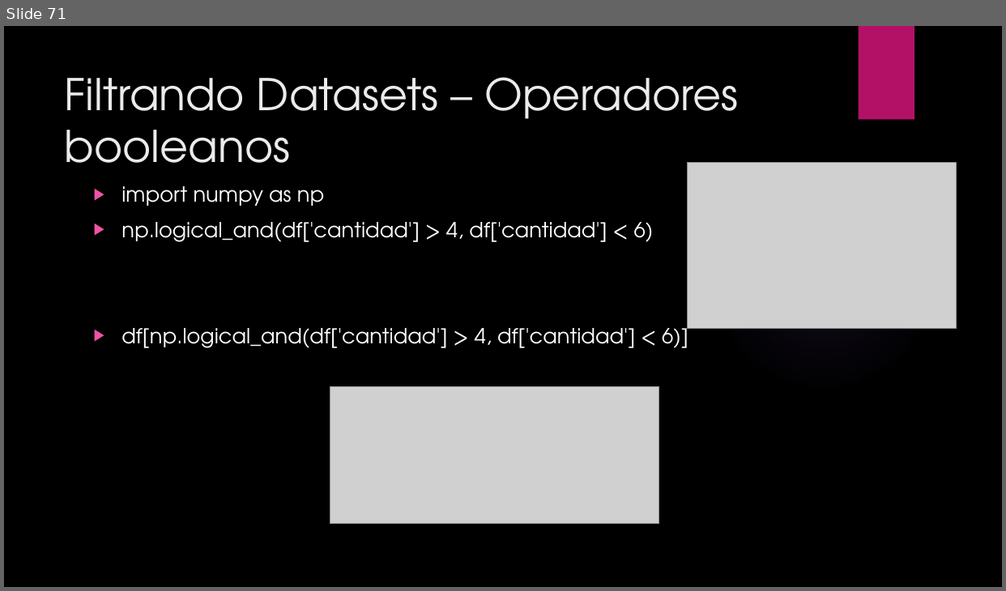
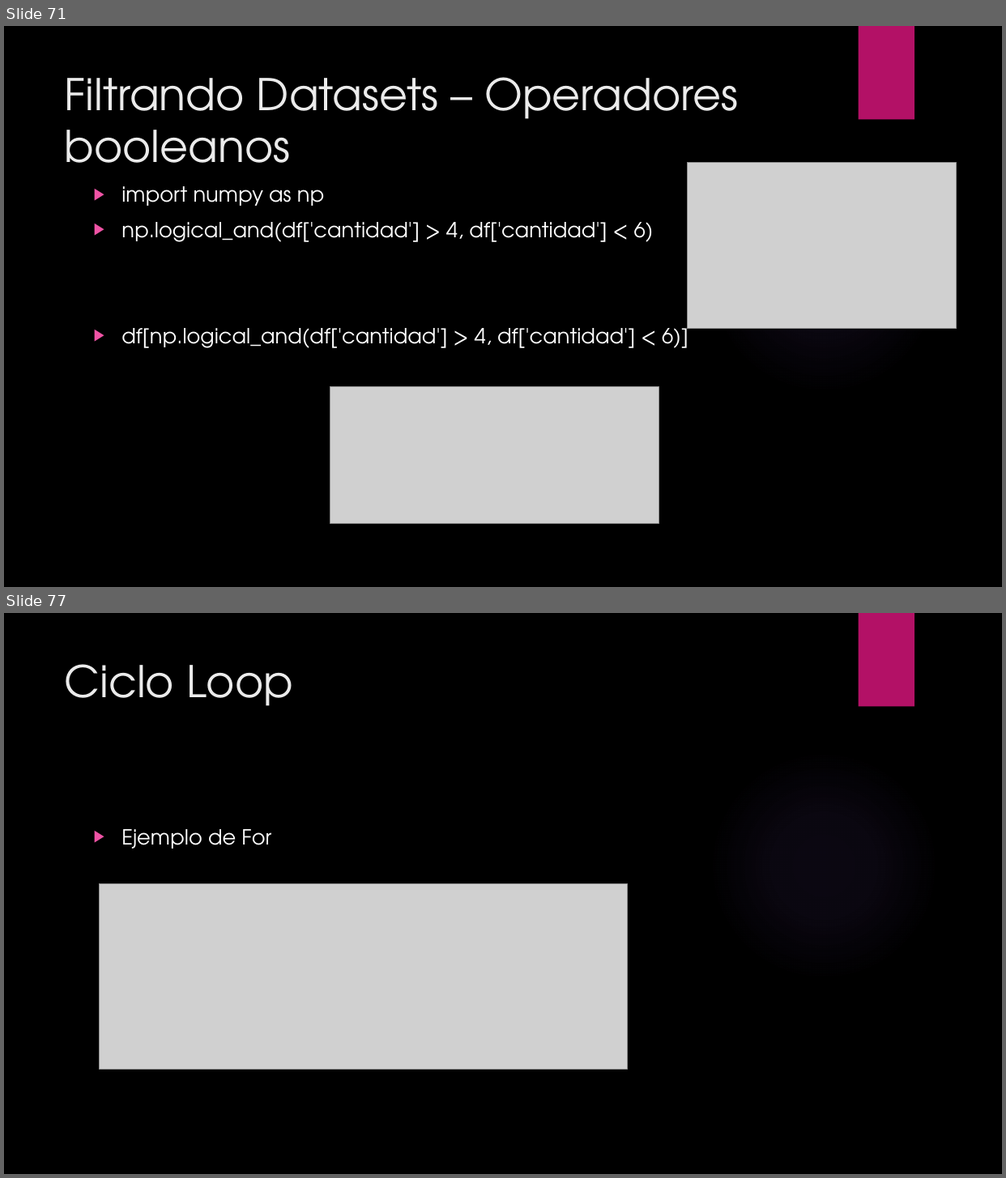
Before and after one commit to ulatinaedupa/ProgrammingForEngineers, a slide deck: Presentation/Class 3 - Matplotlib, Pandas and Logic.pptx. Shown one above the other, each under a label of ours: slide 71 before the commit, slides 71 and 77 after it; the slides between them are not shown. The pictures are 1006x591 and 1006x1178 pixels, drawn with LibreOffice and Linux fonts; fonts in the diff are those of the drawing; grey boxes stand for pictures; background and template pictures are left out. Boxes give left, top, right and bottom in pixels: in the first picture for what was removed or moved away, otherwise in the second. Text is boxed around its words. In the diff, an @@ line names an element or a change of style, - is before the commit and + after.

```diff
--- a/Presentation/Class 3 - Matplotlib, Pandas and Logic.pptx
+++ b/Presentation/Class 3 - Matplotlib, Pandas and Logic.pptx
@@ slide 77 added at [4,613,1002,1174], background picture (left out); not listed: 2 template elements that a slide beside it also shows @@
@@ title added at [65,664,293,706], 42 pt, text #EBEBEB @@
+Ciclo Loop
@@ text added at [121,829,271,849], 20 pt, text #FFFFFF @@
+▶ Ejemplo de For
@@ picture added at [99,884,628,1069] @@
```
Also in this commit, not shown: 27 other slides added, 2 other files.
